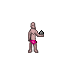
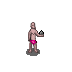
Comparing the layer stacks of the two 72×72 images. Changes:
added layer "Shadow" (60%) over [26, 48, 40, 56]
